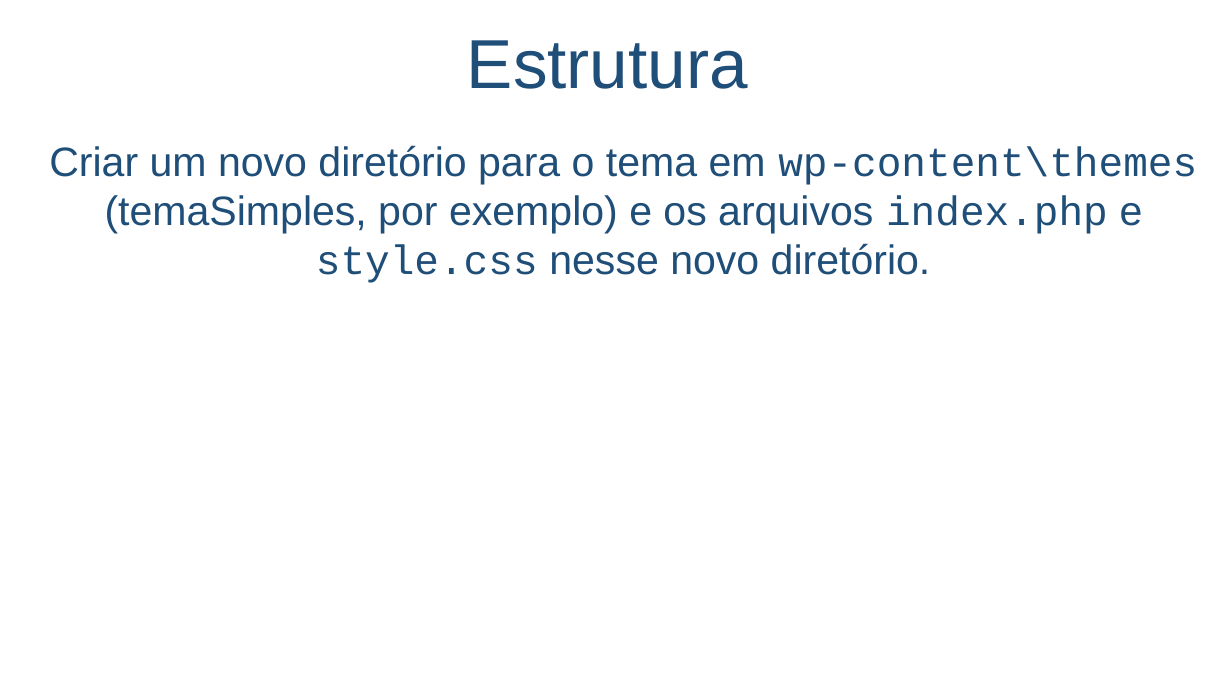
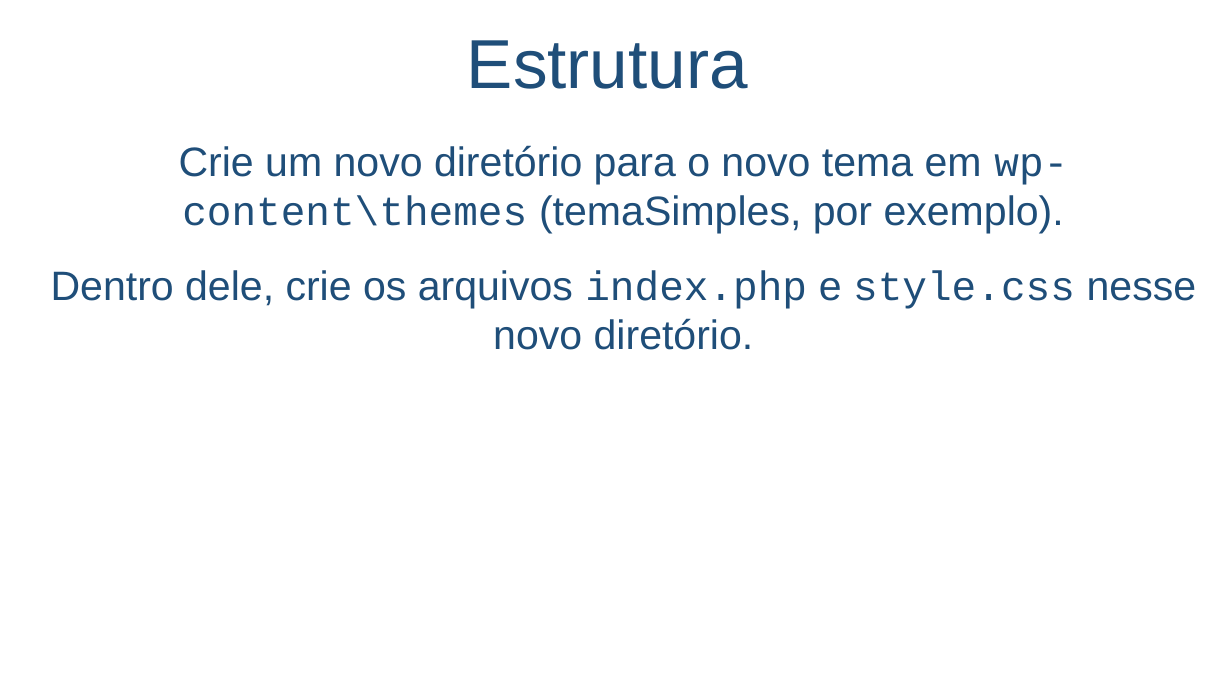
Before and after one commit to salmo-jr/public-slides, a slide deck: slide 3 of wordpress-como-criar-um-novo-tema.pptx (slide 2 before the commit). Drawn at 1232x693 pixels with LibreOffice and Linux fonts; fonts in the diff are those of the drawing; background and template pictures are left out. Boxes give left, top, right and bottom in pixels: in the first picture for what was removed or moved away, otherwise in the second. Text is boxed around its words. In the diff, an @@ line names an element or a change of style, - is before the commit and + after.

```diff
--- a/wordpress-como-criar-um-novo-tema.pptx
+++ b/wordpress-como-criar-um-novo-tema.pptx
@@ text at box(51, 145, 1197, 350): text changed @@
-Criar um novo diretório para o tema em wp-content\themes (temaSimples, por exemplo) e os arquivos index.php e style.css nesse novo diretório.
+Crie um novo diretório para o novo tema em wp-content\themes (temaSimples, por exemplo).
+Dentro dele, crie os arquivos index.php e style.css nesse novo diretório.
```
Also in this commit, not shown: 7 other slides changed, 6 slides added.
